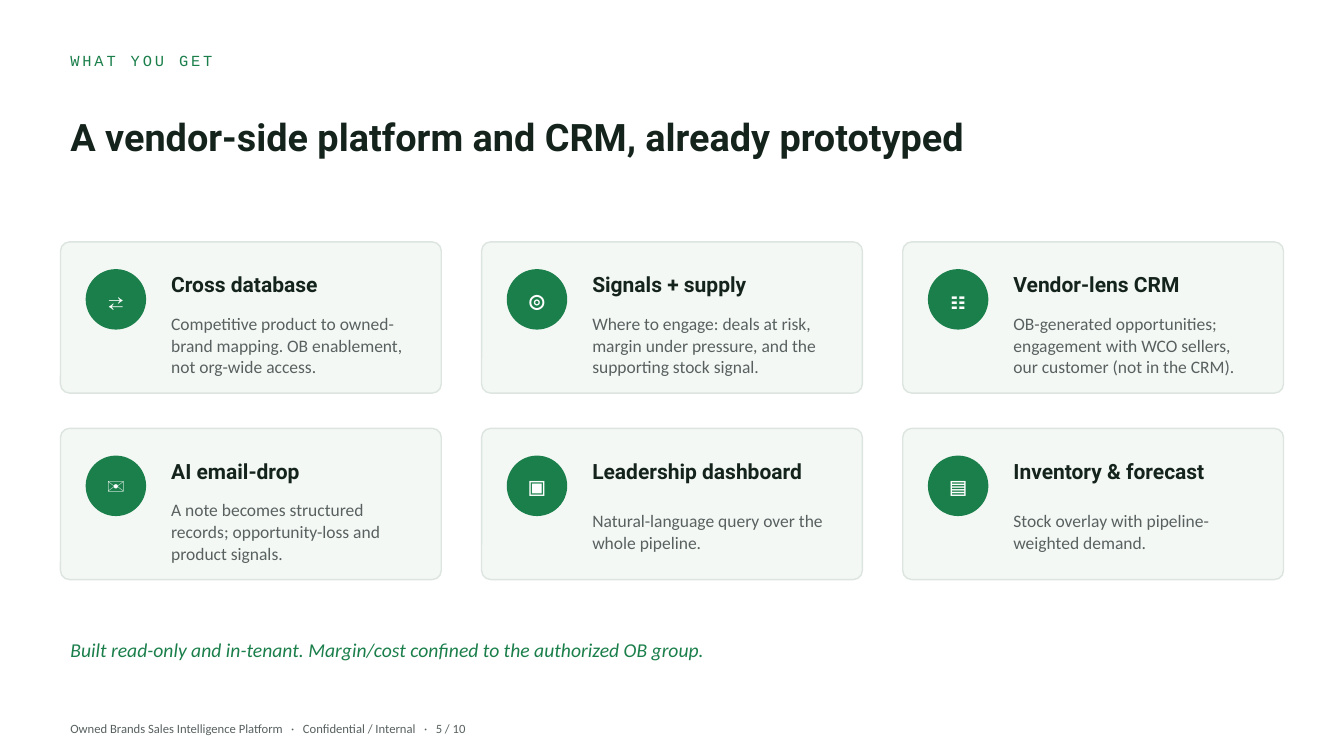
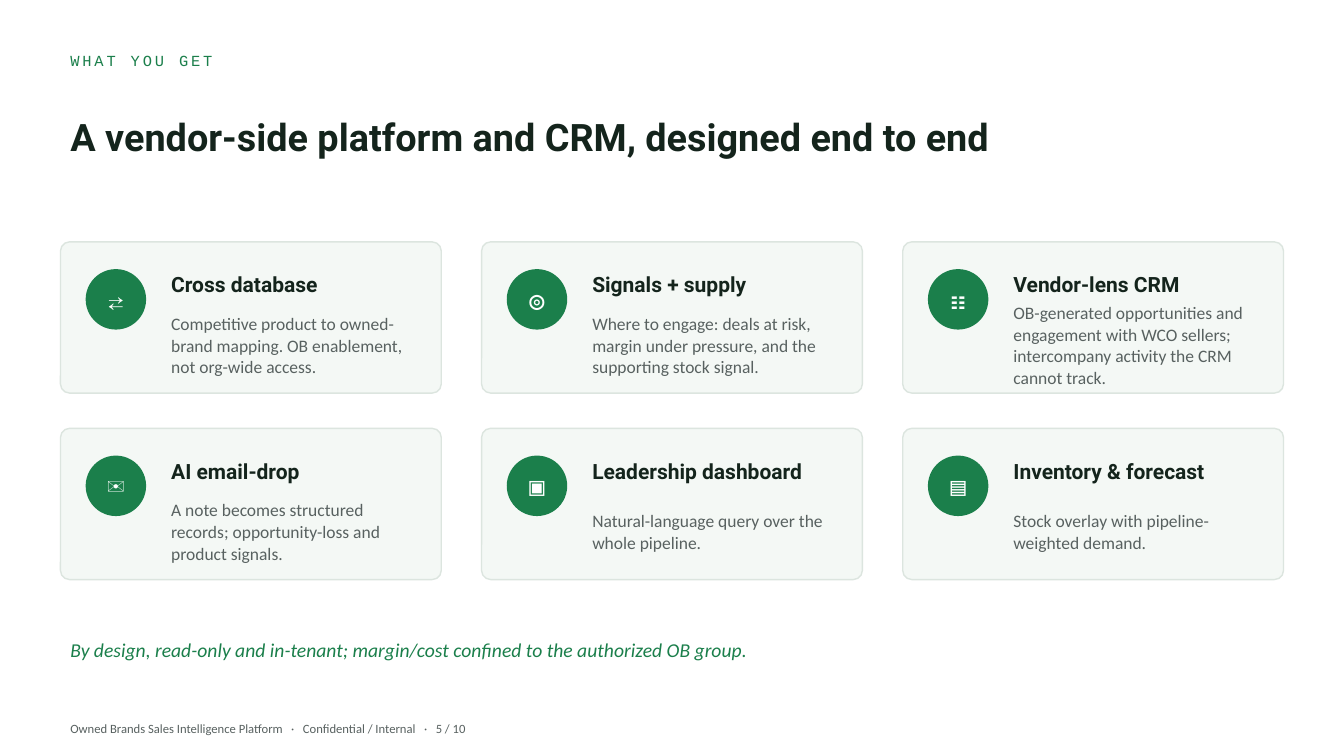
Before and after one commit to JGAVEN/OB_Dataverse, a slide deck: slide 5 of Board pitch/Owned_Brands_Board_Deck.pptx. Drawn at 1344x756 pixels with LibreOffice and Linux fonts; fonts in the diff are those of the drawing. Boxes give left, top, right and bottom in pixels: in the first picture for what was removed or moved away, otherwise in the second. Text is boxed around its words. In the diff, an @@ line names an element or a change of style, - is before the commit and + after.

```diff
--- a/Board pitch/Owned_Brands_Board_Deck.pptx
+++ b/Board pitch/Owned_Brands_Board_Deck.pptx
@@ text at [70,122,989,159]: text changed @@
-A vendor-side platform and CRM, already prototyped
+A vendor-side platform and CRM, designed end to end
@@ text at [1013,307,1243,384]: text changed @@
-OB-generated opportunities; engagement with WCO sellers, our customer (not in the CRM).
+OB-generated opportunities and engagement with WCO sellers; intercompany activity the CRM cannot track.
@@ text at [70,643,747,661]: text changed @@
-Built read-only and in-tenant. Margin/cost confined to the authorized OB group.
+By design, read-only and in-tenant; margin/cost confined to the authorized OB group.
```
Also in this commit, not shown: 6 other slides changed, 3 other files.
